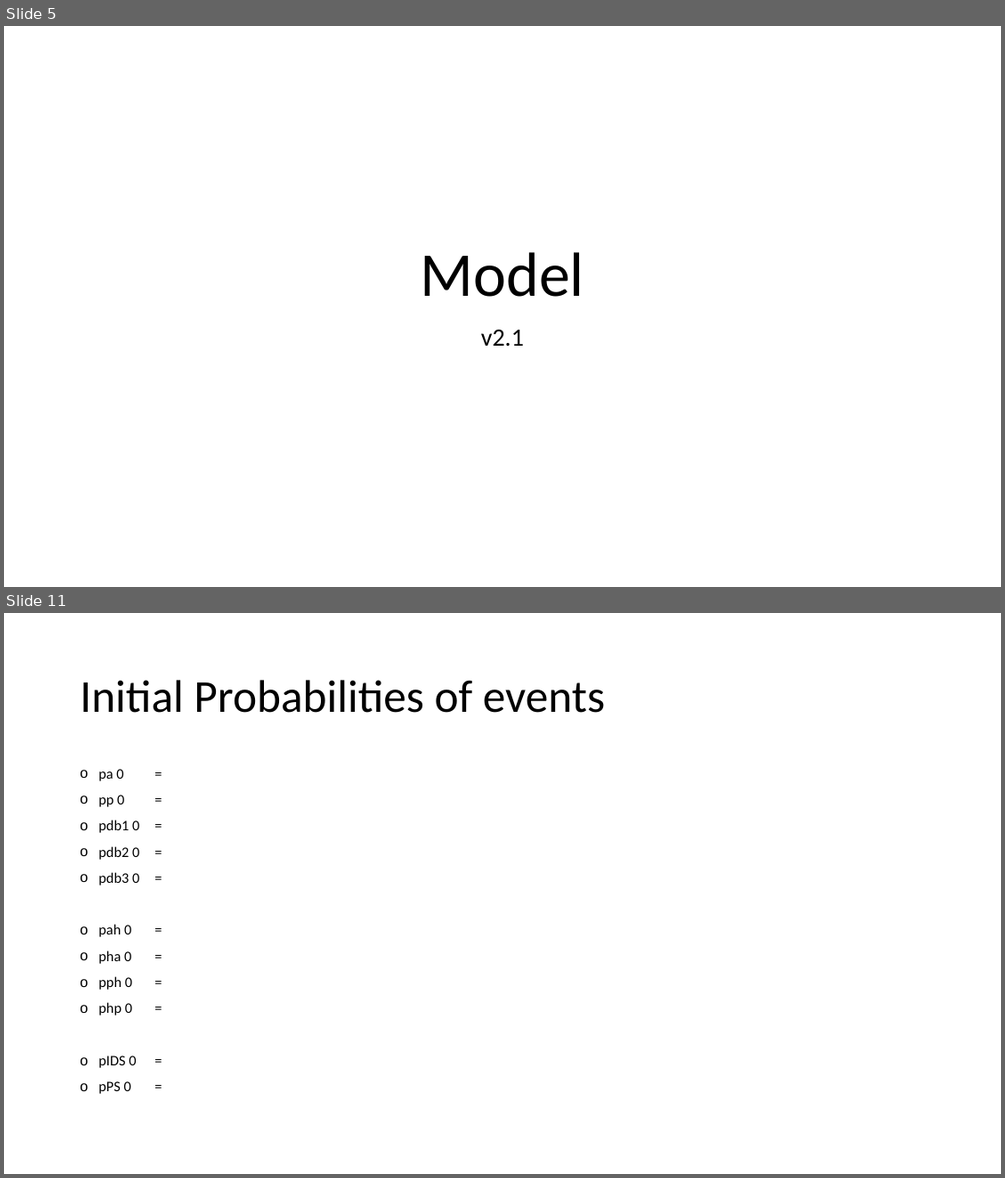
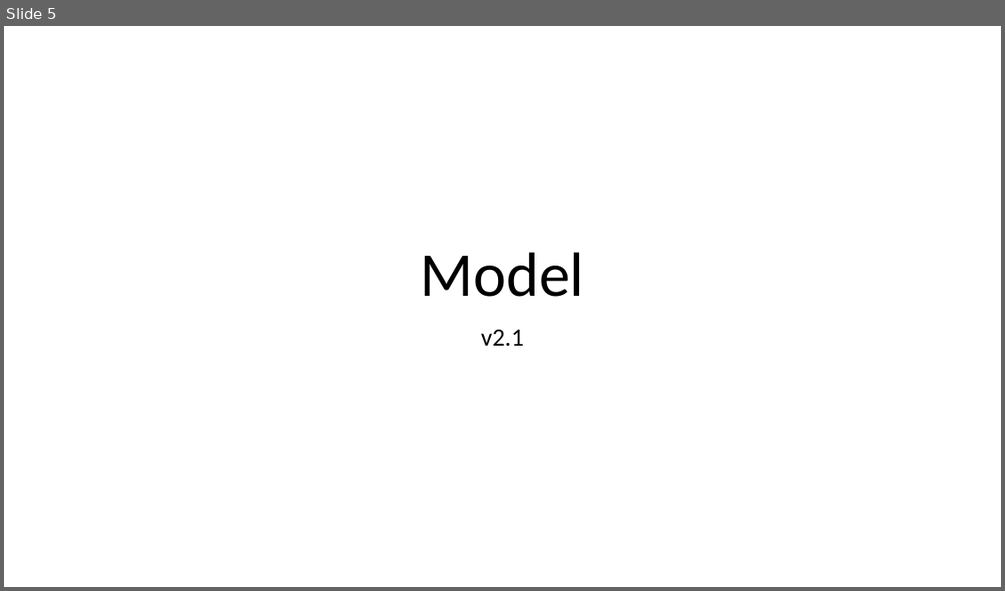
Before and after one commit to cailllev/PA, a slide deck: Model.pptx. Shown one above the other, each under a label of ours: slides 5 and 11 before the commit, slide 5 after it; the slides between them are not shown. The pictures are 1005x1178 and 1005x591 pixels, drawn with LibreOffice and Linux fonts; fonts in the diff are those of the drawing. Boxes give left, top, right and bottom in pixels: in the first picture for what was removed or moved away, otherwise in the second. Text is boxed around its words. In the diff, an @@ line names an element or a change of style, - is before the commit and + after.

```diff
--- a/Model.pptx
+++ b/Model.pptx
@@ slide 11 removed at box(4, 613, 1001, 1174), background #FFFFFF @@
@@ title removed at box(80, 680, 605, 713) @@
-Initial Probabilities of events
@@ text removed at box(98, 769, 139, 1094) @@
-o pa 0 =
-o pp 0 =
-o pdb1 0 =
-o pdb2 0 =
-o pdb3 0 =
-o pah 0 =
-o pha 0 =
-o pph 0 =
-o php 0 =
-o pIDS 0 =
-o pPS 0 =
```
Also in this commit, not shown: 6 slides changed, 1 slide added, 1 other slide removed.
